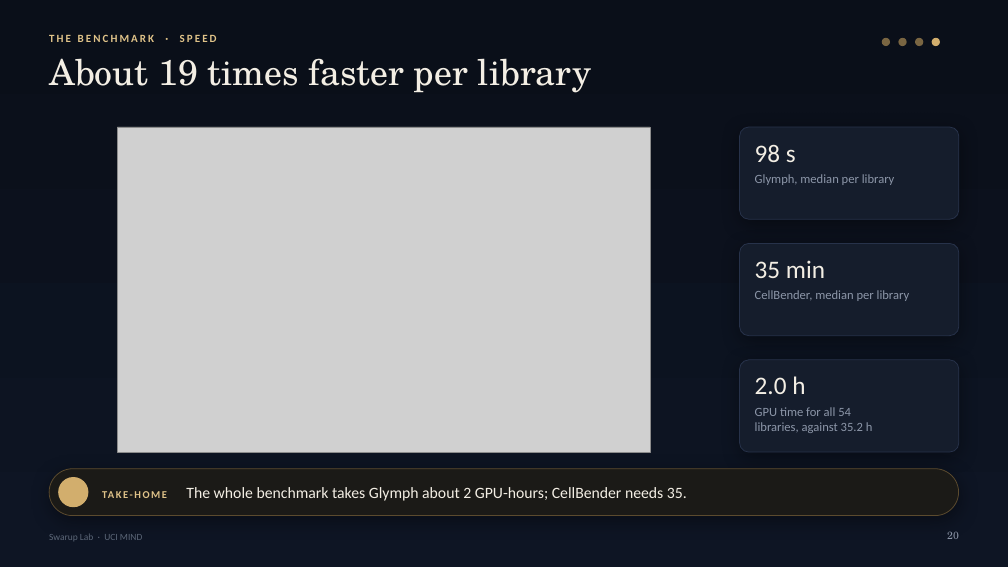
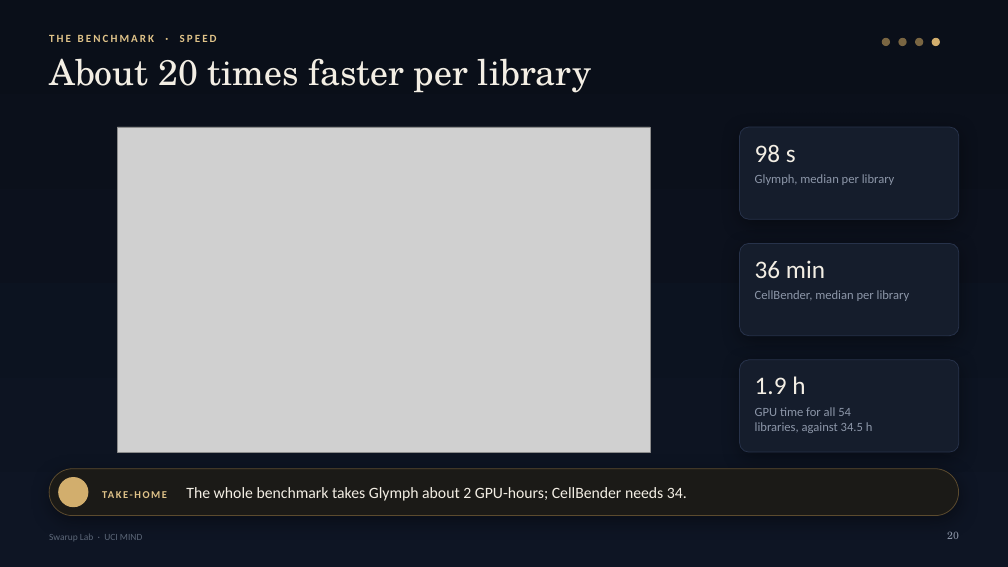
Before and after one commit to swaruplab/glymph, a slide deck: slide 20 of reports/Glymph_overview_dark.pptx. Drawn at 1008x567 pixels with LibreOffice and Linux fonts; fonts in the diff are those of the drawing; grey boxes stand for pictures; background and template pictures are left out. Boxes give left, top, right and bottom in pixels: in the first picture for what was removed or moved away, otherwise in the second. Text is boxed around its words. In the diff, an @@ line names an element or a change of style, - is before the commit and + after.

```diff
--- a/reports/Glymph_overview_dark.pptx
+++ b/reports/Glymph_overview_dark.pptx
@@ text at [49,58,591,93]: text changed @@
-About 19 times faster per library
+About 20 times faster per library
@@ text at [755,260,825,278]: text changed @@
-35 min
+36 min
@@ text at [755,376,805,394]: text changed @@
-2.0 h
+1.9 h
@@ text at [755,407,873,433]: text changed @@
-GPU time for all 54
-libraries, against 35.2 h
+GPU time for all 54
+libraries, against 34.5 h
@@ text at [186,487,687,501]: text changed @@
-TAKE-HOME The whole benchmark takes Glymph about 2 GPU-hours; CellBender needs 35.
+TAKE-HOME The whole benchmark takes Glymph about 2 GPU-hours; CellBender needs 34.
```
Also in this commit, not shown: 8 other slides changed, 1 slide added, 27 other files.
